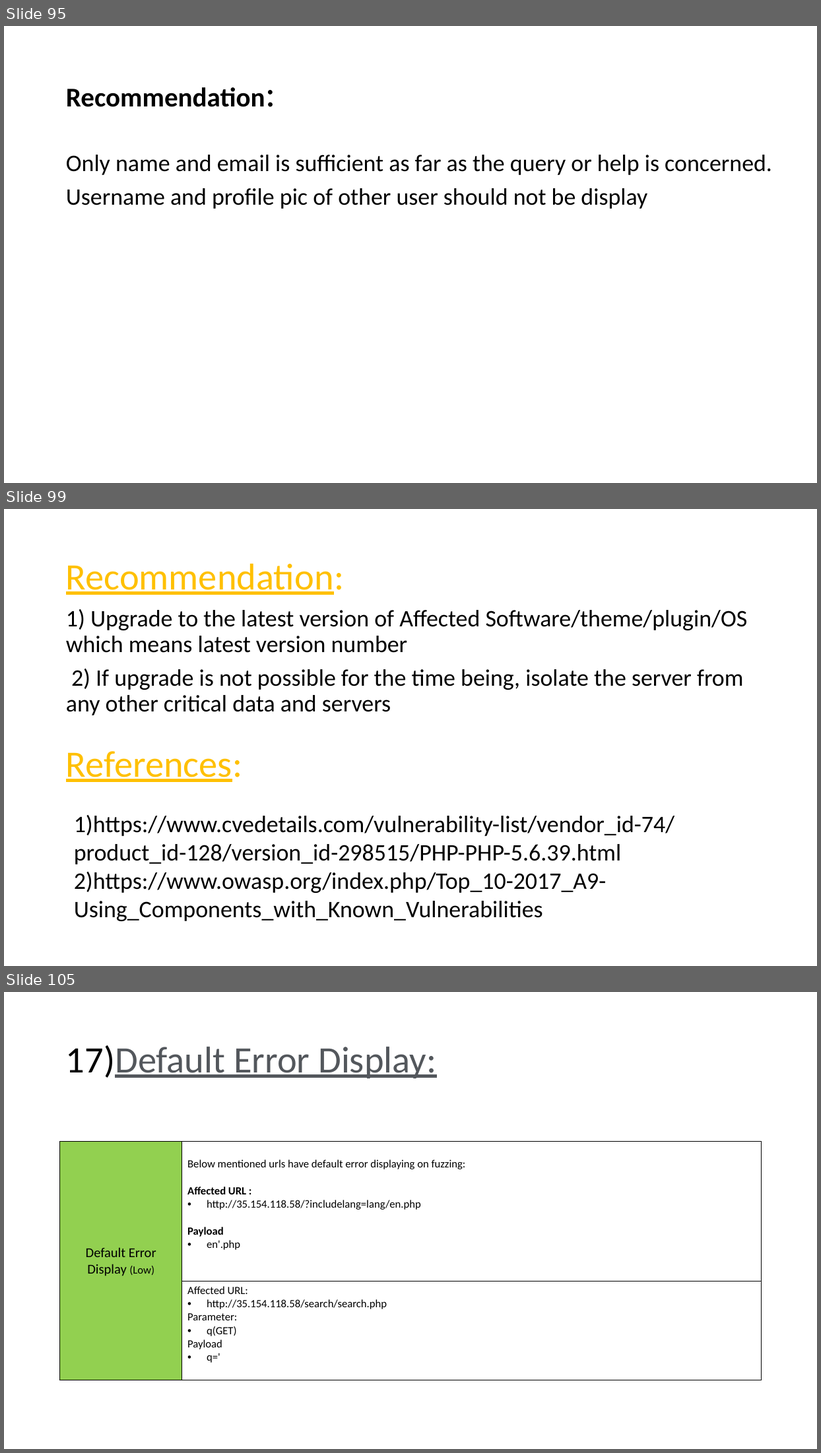
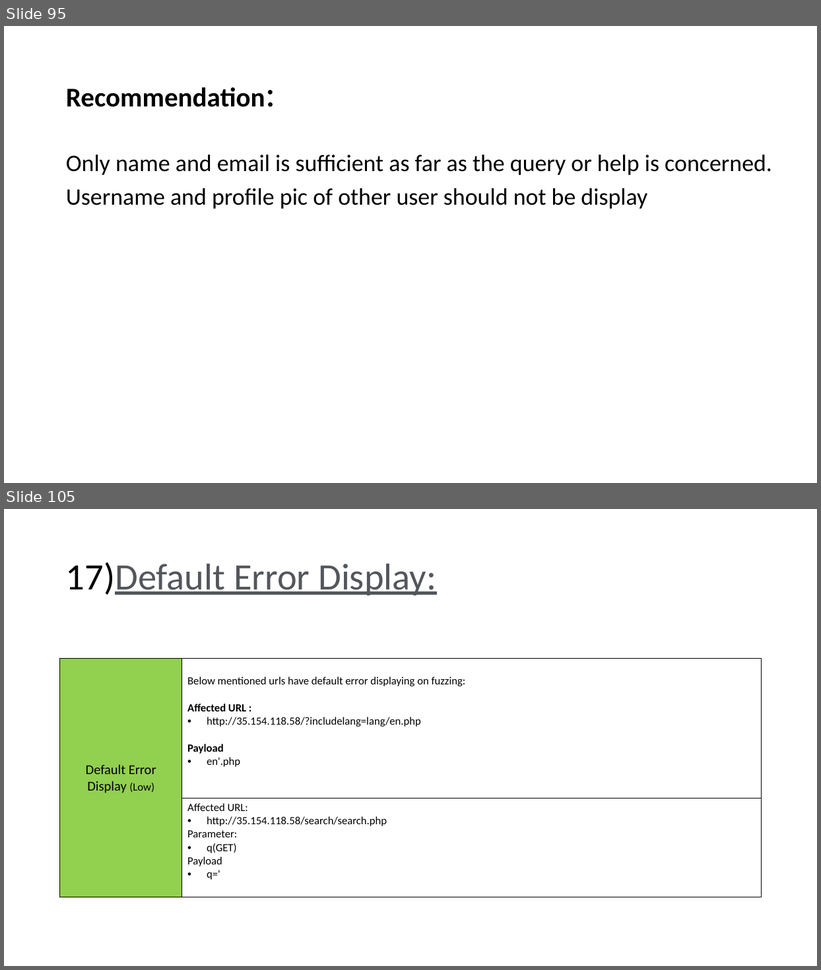
Before and after one commit to RocktimRajkumar/CEH-hack-a-thon, a slide deck: reports/Lifestyle Store/LifeStyle Store Application Reports.pptx. Shown one above the other, each under a label of ours: slides 95, 99 and 105 before the commit, slides 95 and 105 after it; the slides between them are not shown. The pictures are 821x1453 and 821x970 pixels, drawn with LibreOffice and Linux fonts; fonts in the diff are those of the drawing. Boxes give left, top, right and bottom in pixels: in the first picture for what was removed or moved away, otherwise in the second. Text is boxed around its words. In the diff, an @@ line names an element or a change of style, - is before the commit and + after.

```diff
--- a/reports/Lifestyle Store/LifeStyle Store Application Reports.pptx
+++ b/reports/Lifestyle Store/LifeStyle Store Application Reports.pptx
@@ slide 99 removed at (4,509,817,966), background #FFFFFF @@
@@ title removed at (66,563,344,595) @@
-Recommendation:
@@ text removed at (66,609,748,716) @@
-1) Upgrade to the latest version of Affected Software/theme/plugin/OS which means latest version number
-2) If upgrade is not possible for the time being, isolate the server from any other critical data and servers
@@ text removed at (66,751,242,782) @@
-References:
@@ text removed at (74,815,675,921) @@
-1)https://www.cvedetails.com/vulnerability-list/vendor_id-74/product_id-128/version_id-298515/PHP-PHP-5.6.39.html
-2)https://www.owasp.org/index.php/Top_10-2017_A9-Using_Components_with_Known_Vulnerabilities
```
Also in this commit, not shown: 6 slides changed, 4 slides added, 3 other slides removed, 1 other file.
